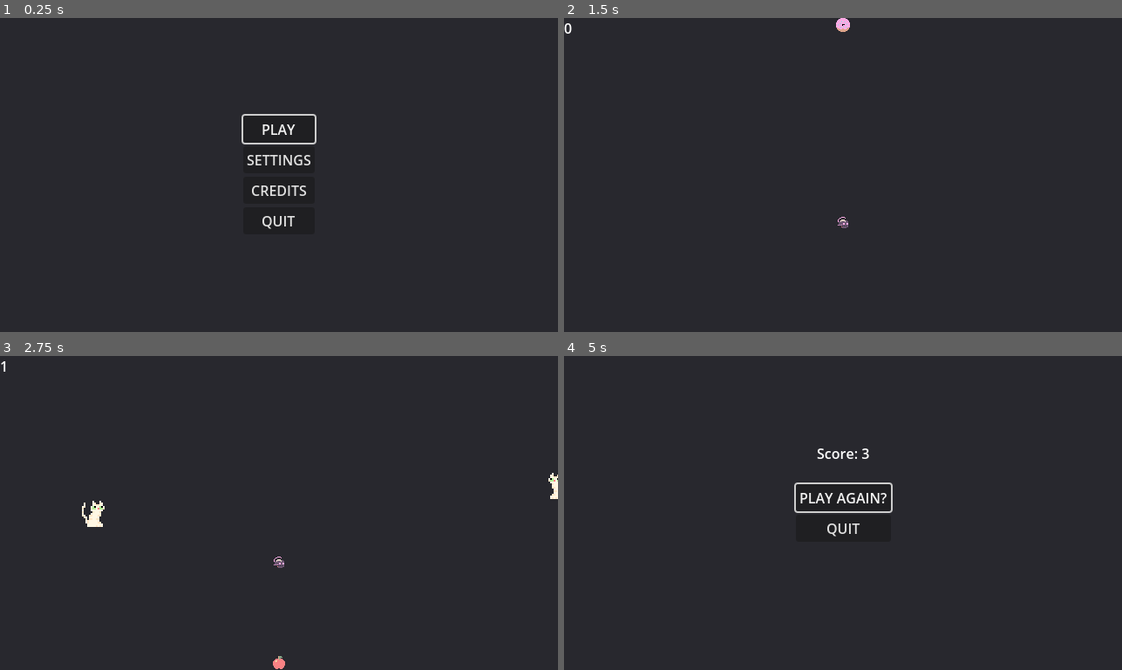
Above: before the commit, frames 1-4 (two rows, left to right).
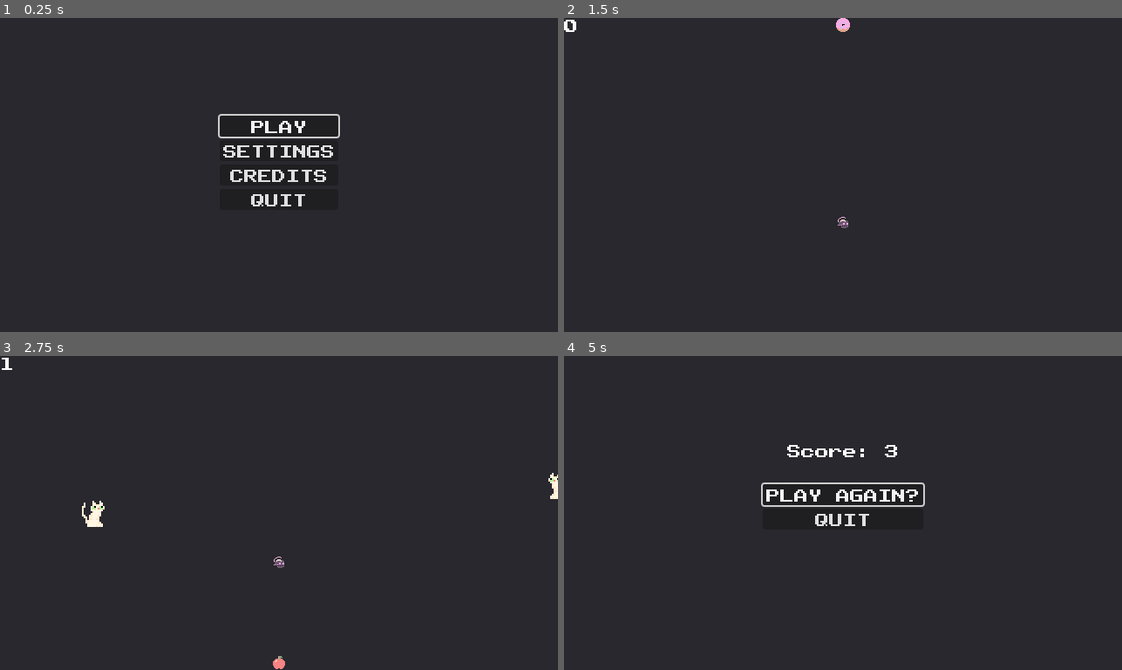
Above: after the commit, the same moments.

Repository: SpoopCats/FiniteStateMachine
Game: Godot game, scene res://scenes/UI/start_menu/start_menu.tscn
The game is run twice, just before and just after one commit, with the same random seed, the same clock (stepped at 60 frames per second) and the same inputs.
Inputs:
- Up to frame 1 (0.25 s): no input
- Up to frame 2 (1.5 s): click "PLAY" at 0.5 s; tap Enter (ui_accept) at 1.25 s
- Up to frame 3 (2.75 s): tap Enter (ui_accept) at 1.52, 2.27 s
- Up to frame 4 (5 s): tap Enter (ui_accept) at 3.77, 4.52 s

The runs differ from the first frame. In frame 1, 1.8% of the frame differs, in the area x 39-61%, y 30-68%; in frame 2, less than 0.1%; in frame 3, less than 0.1%; in frame 4, 1.6%.

Commit message:
Pixel font added
Added pixel font to game

Diff:
--- a/scenes/UI/game_over_menu/game_over_menu.tscn
+++ b/scenes/UI/game_over_menu/game_over_menu.tscn
@@ -1,6 +1,7 @@
-[gd_scene load_steps=3 format=3 uid="uid://4pbbpdmw12o7"]
+[gd_scene load_steps=4 format=3 uid="uid://4pbbpdmw12o7"]
 
 [ext_resource type="Script" path="res://scenes/UI/game_over_menu/game_over_menu.gd" id="1_d3v8l"]
+[ext_resource type="FontFile" uid="uid://420mvaqtu2k0" path="res://pixel_font.ttf" id="2_bfcaa"]
 [ext_resource type="Script" path="res://scenes/UI/game_over_menu/score_label.gd" id="2_fauem"]
 
 [node name="GameOverMenu" type="Control"]
@@ -37,10 +38,12 @@
 
 [node name="PlayAgain" type="Button" parent="MarginContainer/VBoxContainer"]
 layout_mode = 2
+theme_override_fonts/font = ExtResource("2_bfcaa")
 text = "PLAY AGAIN?"
 
 [node name="Quit" type="Button" parent="MarginContainer/VBoxContainer"]
 layout_mode = 2
+theme_override_fonts/font = ExtResource("2_bfcaa")
 text = "QUIT"
 
 [node name="MarginContainer2" type="MarginContainer" parent="."]
@@ -57,6 +60,7 @@
 [node name="ScoreLabel" type="Label" parent="MarginContainer2"]
 layout_mode = 2
 size_flags_horizontal = 4
+theme_override_fonts/font = ExtResource("2_bfcaa")
 text = "Score Displayed"
 script = ExtResource("2_fauem")
 
--- a/scenes/UI/score_display/score_counter.tscn
+++ b/scenes/UI/score_display/score_counter.tscn
@@ -1,9 +1,11 @@
-[gd_scene load_steps=2 format=3 uid="uid://cyfii8hf534ly"]
+[gd_scene load_steps=3 format=3 uid="uid://cyfii8hf534ly"]
 
+[ext_resource type="FontFile" uid="uid://420mvaqtu2k0" path="res://pixel_font.ttf" id="1_ui4kh"]
 [ext_resource type="Script" path="res://scenes/UI/score_display/score_counter.gd" id="1_ul7em"]
 
 [node name="ScoreCounter" type="Label"]
 offset_right = 40.0
 offset_bottom = 23.0
+theme_override_fonts/font = ExtResource("1_ui4kh")
 text = "0"
 script = ExtResource("1_ul7em")
--- a/scenes/UI/start_menu/start_menu.tscn
+++ b/scenes/UI/start_menu/start_menu.tscn
@@ -1,6 +1,7 @@
-[gd_scene load_steps=2 format=3 uid="uid://b4lfsea1krr1s"]
+[gd_scene load_steps=3 format=3 uid="uid://b4lfsea1krr1s"]
 
 [ext_resource type="Script" path="res://scenes/UI/start_menu/start_menu.gd" id="1_vbvoa"]
+[ext_resource type="FontFile" uid="uid://420mvaqtu2k0" path="res://pixel_font.ttf" id="2_1vqnp"]
 
 [node name="StartMenu" type="Control"]
 layout_mode = 3
@@ -36,18 +37,22 @@
 
 [node name="Play" type="Button" parent="MarginContainer/VBoxContainer"]
 layout_mode = 2
+theme_override_fonts/font = ExtResource("2_1vqnp")
 text = "PLAY"
 
 [node name="Settings" type="Button" parent="MarginContainer/VBoxContainer"]
 layout_mode = 2
+theme_override_fonts/font = ExtResource("2_1vqnp")
 text = "SETTINGS"
 
 [node name="Credits" type="Button" parent="MarginContainer/VBoxContainer"]
 layout_mode = 2
+theme_override_fonts/font = ExtResource("2_1vqnp")
 text = "CREDITS"
 
 [node name="Quit" type="Button" parent="MarginContainer/VBoxContainer"]
 layout_mode = 2
+theme_override_fonts/font = ExtResource("2_1vqnp")
 text = "QUIT"
 
 [connection signal="pressed" from="MarginContainer/VBoxContainer/Play" to="." method="_on_play_pressed"]
Binary file added: pixel_font.ttf
Not shown, added: pixel_font.ttf.import
